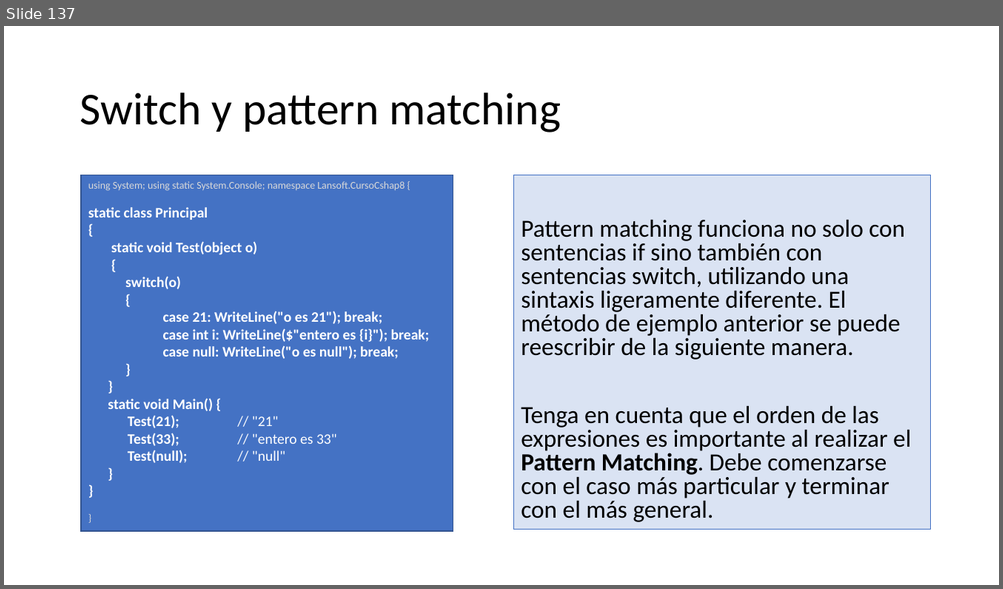
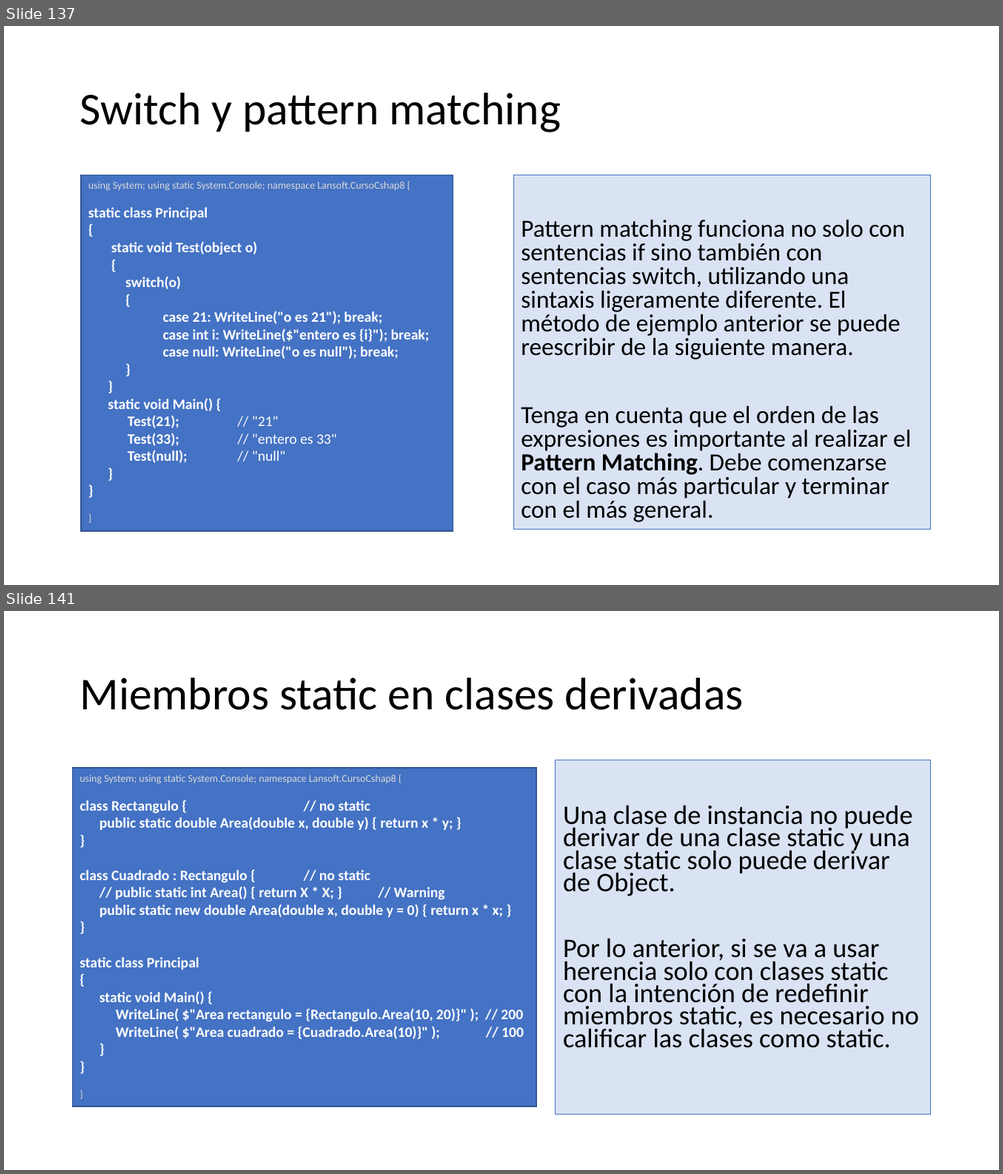
Before and after one commit to AlbertOsinaga/CursoCSharp__8, a slide deck: CSharpQuickReferencia.pptx. Shown one above the other, each under a label of ours: slide 137 before the commit, slides 137 and 141 after it; the slides between them are not shown. The pictures are 1003x589 and 1003x1174 pixels, drawn with LibreOffice and Linux fonts; fonts in the diff are those of the drawing. Boxes give left, top, right and bottom in pixels: in the first picture for what was removed or moved away, otherwise in the second. Text is boxed around its words. In the diff, an @@ line names an element or a change of style, - is before the commit and + after.

```diff
--- a/CSharpQuickReferencia.pptx
+++ b/CSharpQuickReferencia.pptx
@@ slide 141 added at <box>4,611,999,1170</box>, background #FFFFFF @@
@@ title added at <box>79,678,743,710</box>, 44 pt, text #000000 @@
+Miembros static en clases derivadas
@@ text added at <box>555,760,930,1116</box>, fill #DAE3F3, outline #4472C4 0.75 pt, 25.9 pt, text #000000 @@
+Una clase de instancia no puede derivar de una clase static y una clase static solo puede derivar de Object.
+Por lo anterior, si se va a usar herencia solo con clases static con la intención de redefinir miembros static, es necesario no calificar las clases como static.
@@ rectangle added at <box>73,768,537,1106</box>, fill #4472C4, outline #325491 1 pt, 14 pt, text #FFFFFF, bold @@
+using System; using static System.Console; namespace Lansoft.CursoCshap8 {
+class Rectangulo { // no static
+public static double Area(double x, double y) { return x * y; }
+}
+class Cuadrado : Rectangulo { // no static
+// public static int Area() { return X * X; } // Warning
+public static new double Area(double x, double y = 0) { return x * x; }
+}
+static class Principal
+{
+static void Main() {
+WriteLine( $"Area rectangulo = {Rectangulo.Area(10, 20)}" ); // 200
+WriteLine( $"Area cuadrado = {Cuadrado.Area(10)}" ); // 100
+}
+}
+}
```
Also in this commit, not shown: 12 other slides added, 1 other file.
